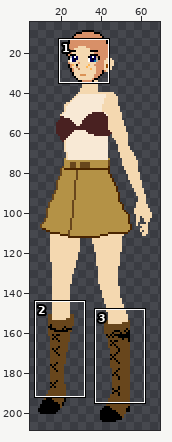
File history of a pixel-art file, src/testrom/res/_ignore/detective_piet/asesprite/neo_detective.aseprite. Above, an overview of the earlier version with the close-up marked.
Close-up. Before the commit:
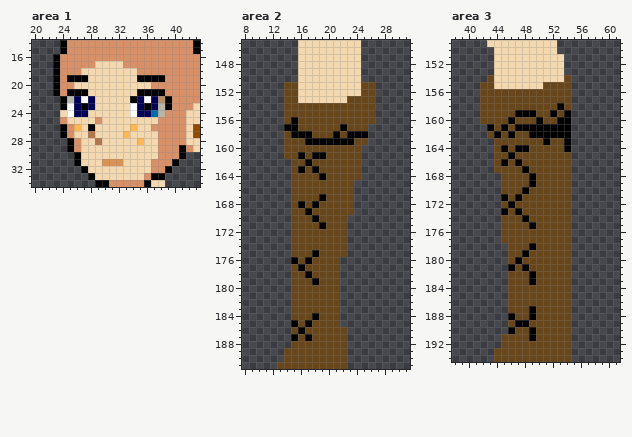
74x212 pixels, 1 frame. Shown: area 1: x 20..43, y 14..34; area 2: x 8..31, y 145..191; area 3: x 38..61, y 149..194. The wide view leaves out empty margins. The commit also changed other parts of the picture, which this record leaves out.
The same view after the edit:
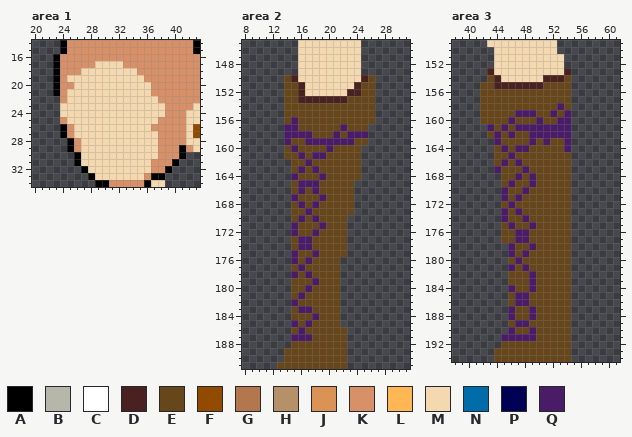
Palette (. is transparent): A #000000  B #b6b6aa  C #ffffff  D #492121  E #68461c  F #924900  G #b3774e  H #b69068  J #db9255  K #d89068  L #ffb655  M #f4d8b0  N #006daa  P #000055  Q #4a1c68
Diff:
layer "Hoofd/Gezicht" now hidden
Changed rows in their new state; - is an unchanged pixel.
Area 1:
first column x 24:
19 -MMM-------MKKK-
21 -MMM-------MMKK-
22 KMMMM-----MMMMKK
23 MMMMM-----MMMMMK
24 -MMM------MMMMM-
25 -----M----------
26 --M-M-----M-----
27 ----M----M------
28 -----M-----M----
31 ------MMM-------
Area 2, layer "Schoen Rechts":
first column x 14:
150 ED---------DE
151 --D-------D--
152 --D------DD--
153 --DDDDDDD----
156 -Q-----------
157 QQ------Q----
158 QQQQ---Q-QQQ-
159 Q--QQQQQQQ---
160 -Q----Q------
161 --Q-QQ-------
162 ---Q---------
163 --Q-Q--------
164 -Q---Q-------
165 --QQQ--------
166 --Q-Q--------
167 -Q---Q-------
168 --Q-Q--------
169 ---Q---------
170 --Q-Q--------
171 -Q---Q-------
172 -Q--Q--------
173 --QQ---------
174 --QQ---------
175 -Q--Q--------
176 -Q-Q---------
177 --Q----------
178 -Q-Q---------
179 ----Q--------
180 ---Q---------
181 --Q----------
182 -Q-----------
183 --QQ---------
184 ----Q--------
185 -Q-Q---------
186 --Q----------
187 -QQQ---------
Area 3, layers "Schoen Rechts", "Schoen Links":
first column x 43:
153 D----------D
154 -D------DDD-
155 -DDDDDDD----
158 ----------Q-
159 ----QQQ--Q-Q
160 ---Q---Q--QQ
161 Q-Q-QQQQQQQQ
162 -Q-Q--QQQQQQ
163 -Q----Q-Q--Q
164 --Q-QQ-----Q
165 ---Q--------
166 --Q-Q-------
167 -Q---Q------
168 ----Q-Q-----
169 ---Q--Q-----
170 --Q--Q------
171 --Q-Q-------
172 ---Q--------
173 --Q-Q-------
174 --Q--Q------
175 ---Q--Q-----
176 ----QQ------
177 ----QQ------
178 ---Q--Q-----
179 ---Q-Q------
180 ----Q-------
181 ---Q-Q------
182 ------Q-----
183 ------Q-----
184 ---Q--Q-----
185 ----QQ------
186 ----QQ------
187 ---Q--Q-----
188 ---Q--Q-----
189 ----QQ------
190 ---Q--Q-----
191 --QQQQQ-----
Boxes around the changes in both close-ups, in picture pixels (x1, y1, x2, y2):
changed: (60, 75, 172, 166)
changed: (284, 75, 375, 341)
changed: (487, 68, 571, 341)
